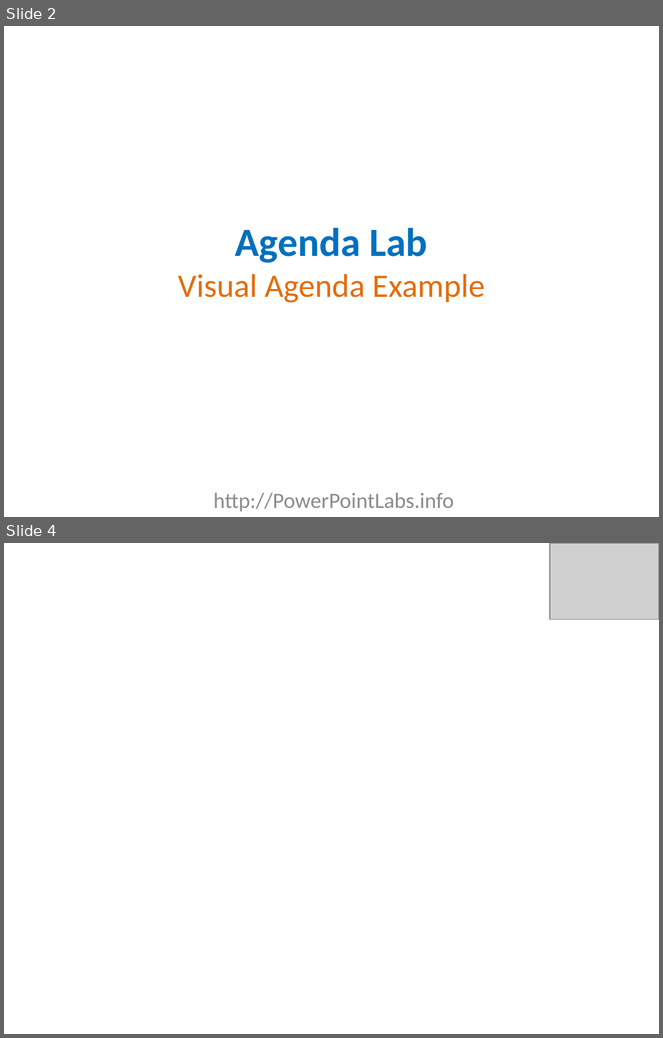
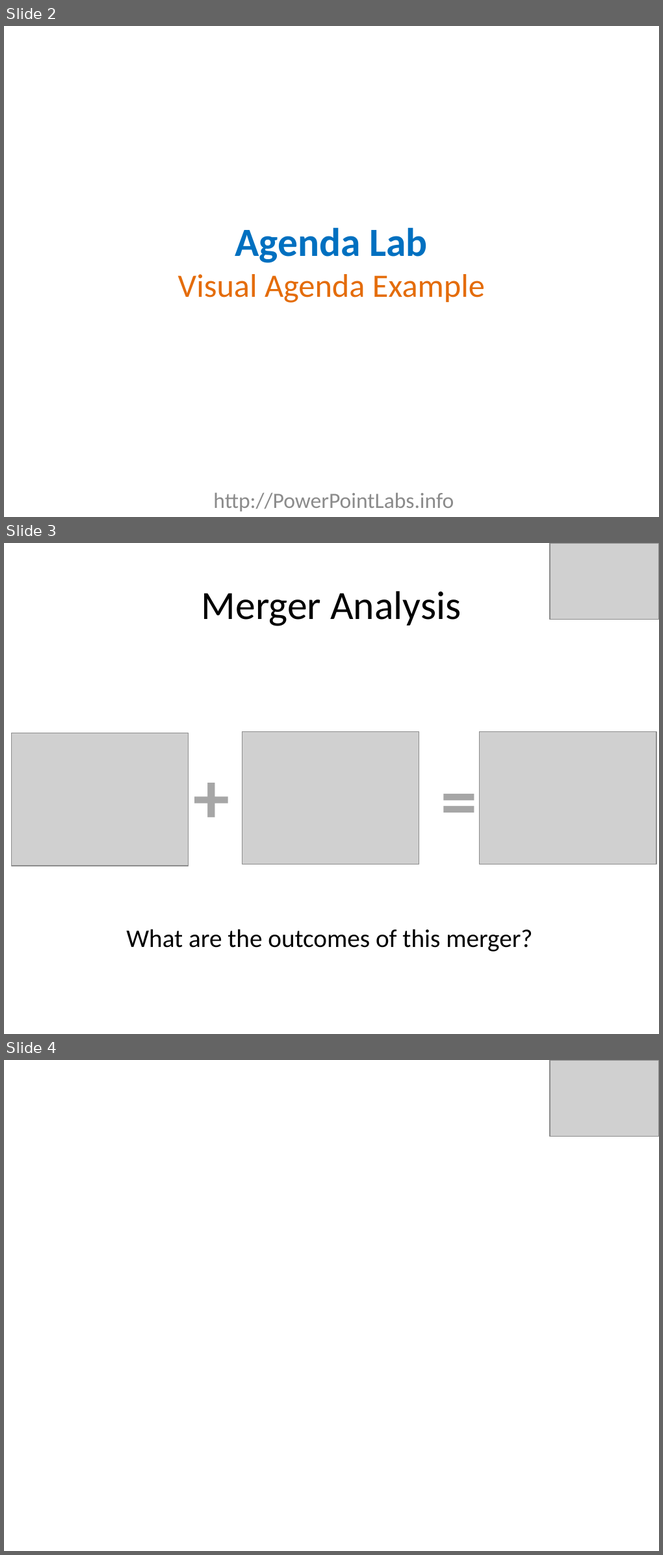
Before and after one commit to PowerPointLabs/PowerPointLabs, a slide deck: doc/Agenda Lab Example - Visual Agenda.pptx. Shown one above the other, each under a label of ours: slides 2 and 4 before the commit, slides 2, 3 and 4 after it; the slides between them are not shown. The pictures are 663x1038 and 663x1555 pixels, drawn with LibreOffice and Linux fonts; fonts in the diff are those of the drawing; grey boxes stand for pictures; background and template pictures are left out. Boxes give left, top, right and bottom in pixels: in the first picture for what was removed or moved away, otherwise in the second. Text is boxed around its words. In the diff, an @@ line names an element or a change of style, - is before the commit and + after.

```diff
--- a/doc/Agenda Lab Example - Visual Agenda.pptx
+++ b/doc/Agenda Lab Example - Visual Agenda.pptx
@@ slide 3 added at [4, 543, 659, 1034], background #FFFFFF @@
@@ picture added at [550, 543, 659, 620] @@
@@ text added at [202, 591, 461, 626], 44 pt, text #000000 @@
+Merger Analysis
@@ picture added at [12, 733, 189, 866] @@
@@ picture added at [243, 731, 419, 864] @@
@@ picture added at [480, 731, 657, 864] @@
@@ text added at [187, 747, 253, 843], 80 pt, text #A6A6A6, bold @@
++
@@ text added at [434, 751, 500, 846], 80 pt, text #A6A6A6, bold @@
+=
@@ text added at [126, 929, 532, 952], 28 pt, text #000000 @@
+What are the outcomes of this merger?
```
Also in this commit, not shown: 6 slides changed, 5 other slides added, 6 slides removed, 2 other files.
